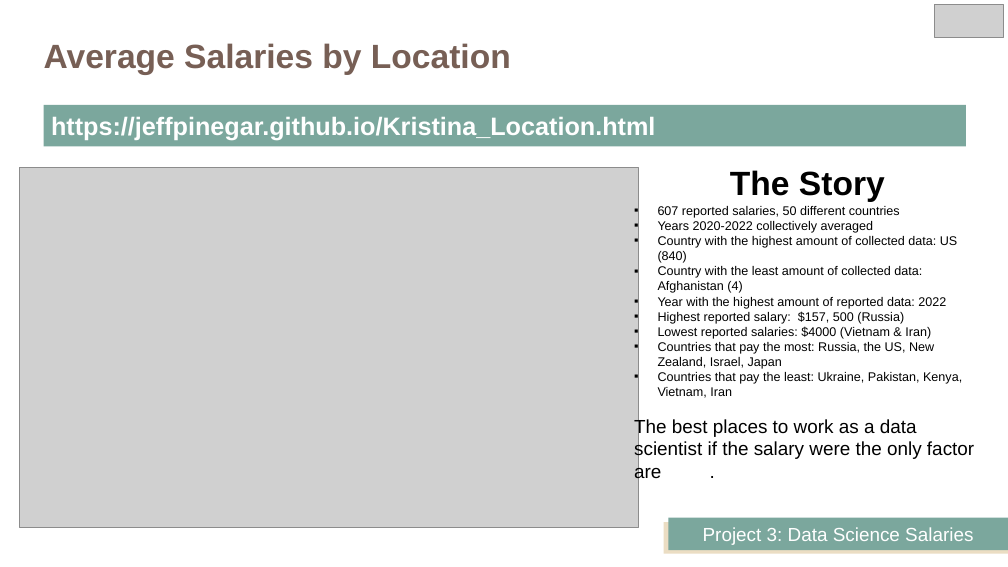
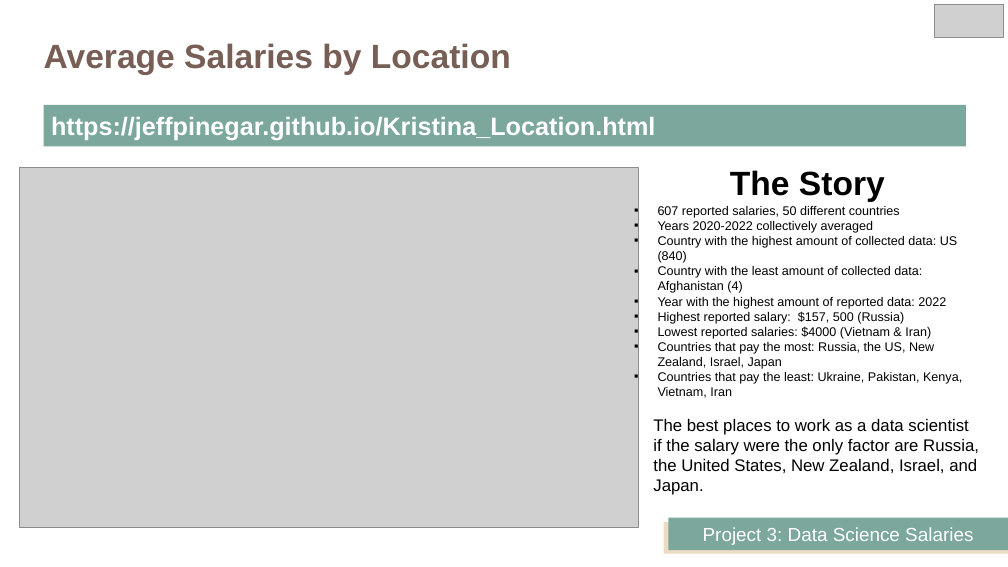
Before and after one commit to JeffPinegar/Project_3_DS_Salaries, a slide deck: slide 10 of DataScience_Salaries.pptx. Drawn at 1008x567 pixels with LibreOffice and Linux fonts; fonts in the diff are those of the drawing; grey boxes stand for pictures. Boxes give left, top, right and bottom in pixels: in the first picture for what was removed or moved away, otherwise in the second. Text is boxed around its words. In the diff, an @@ line names an element or a change of style, - is before the commit and + after.

```diff
--- a/DataScience_Salaries.pptx
+++ b/DataScience_Salaries.pptx
@@ text at (653, 419, 979, 495): text changed; size 18 to 16 pt @@
-The best places to work as a data scientist if the salary were the only factor are .
+The best places to work as a data scientist if the salary were the only factor are Russia, the United States, New Zealand, Israel, and Japan.
```
Also in this commit, not shown: 3 other slides changed.
